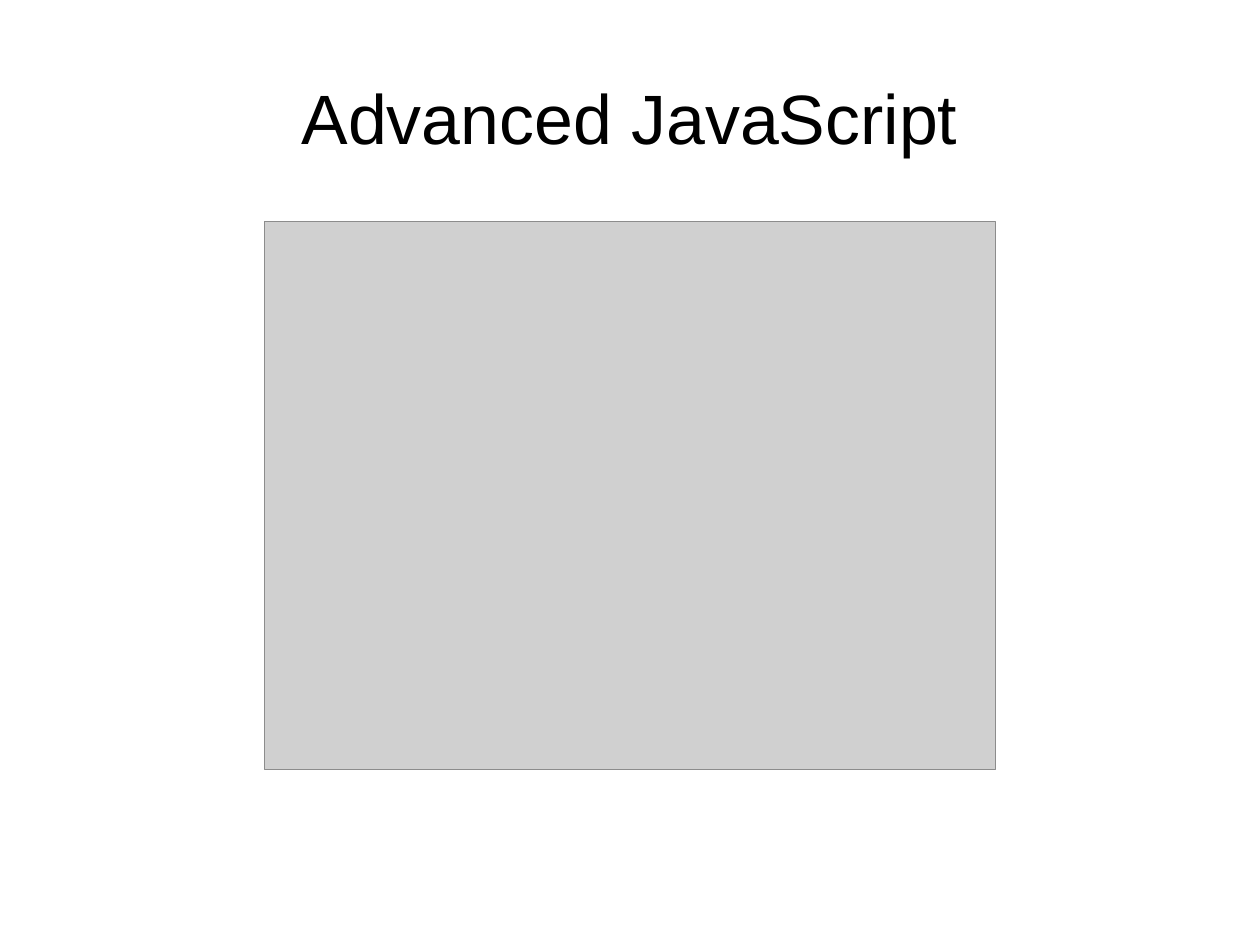
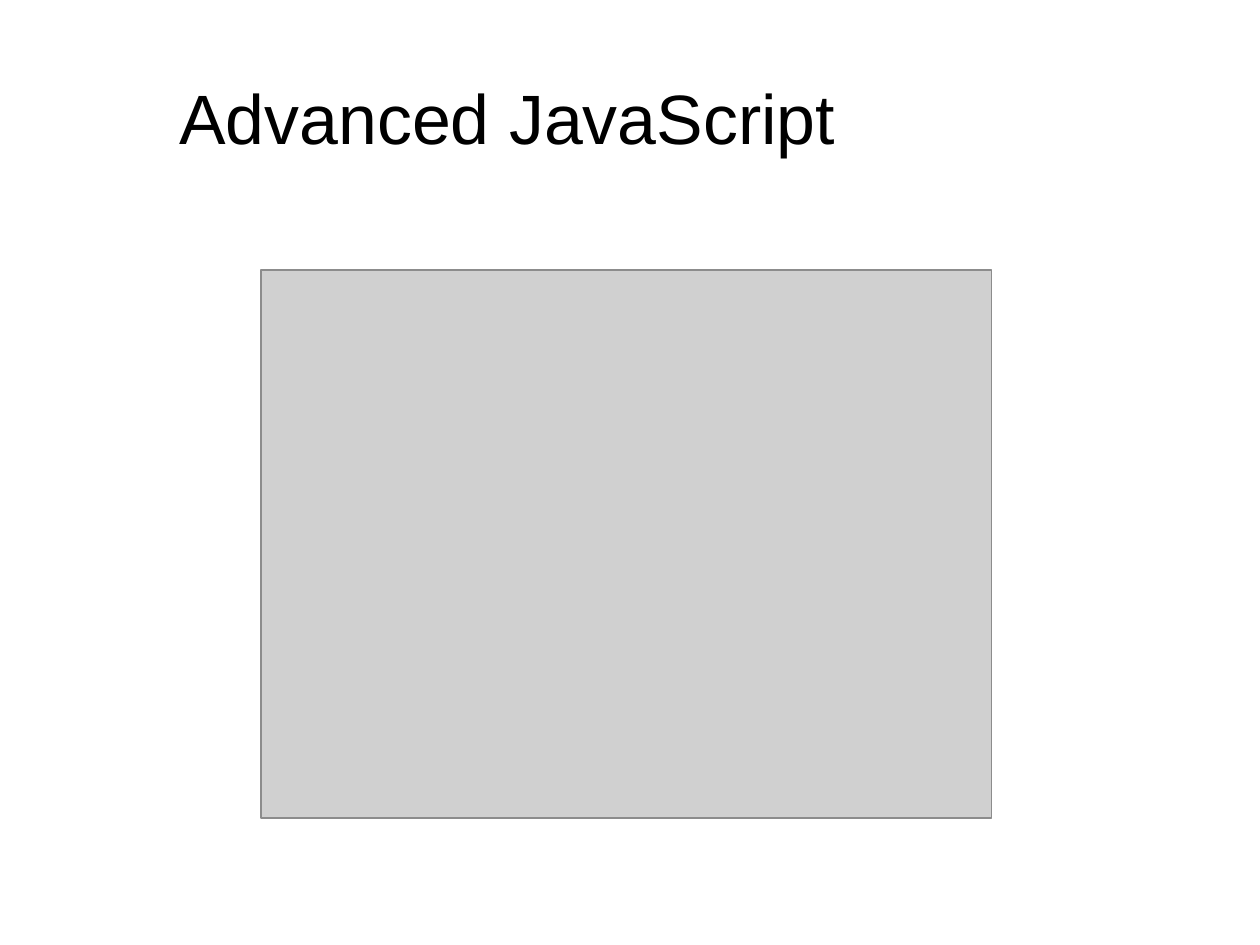
Before and after one commit to tomafc330/presentations, a slide deck: slide 1 of advanced-javascript/presentation.odp. Drawn at 1260x945 pixels with LibreOffice and Linux fonts; fonts in the diff are those of the drawing; grey boxes stand for pictures. Boxes give left, top, right and bottom in pixels: in the first picture for what was removed or moved away, otherwise in the second. Text is boxed around its words. In the diff, an @@ line names an element or a change of style, - is before the commit and + after.

```diff
--- a/advanced-javascript/presentation.odp
+++ b/advanced-javascript/presentation.odp
@@ title "Advanced JavaScript" moved from (x1=302, y1=93, x2=957, y2=157) to (x1=179, y1=93, x2=835, y2=157) @@
@@ picture moved from (x1=264, y1=221, x2=995, y2=768) to (x1=261, y1=270, x2=991, y2=818) @@
```
Also in this commit, not shown: 13 other slides changed, 7 slides added, 20 other files.
